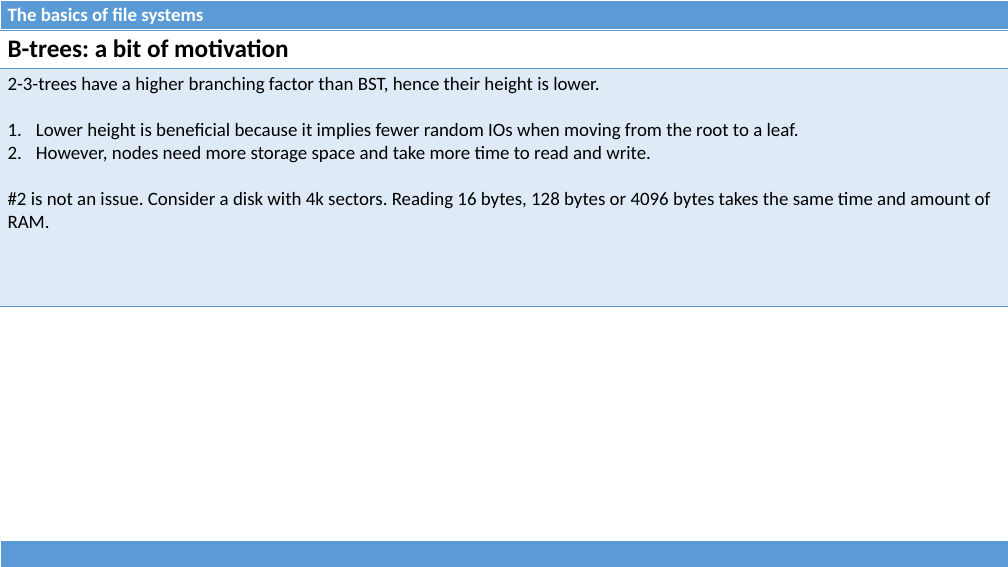
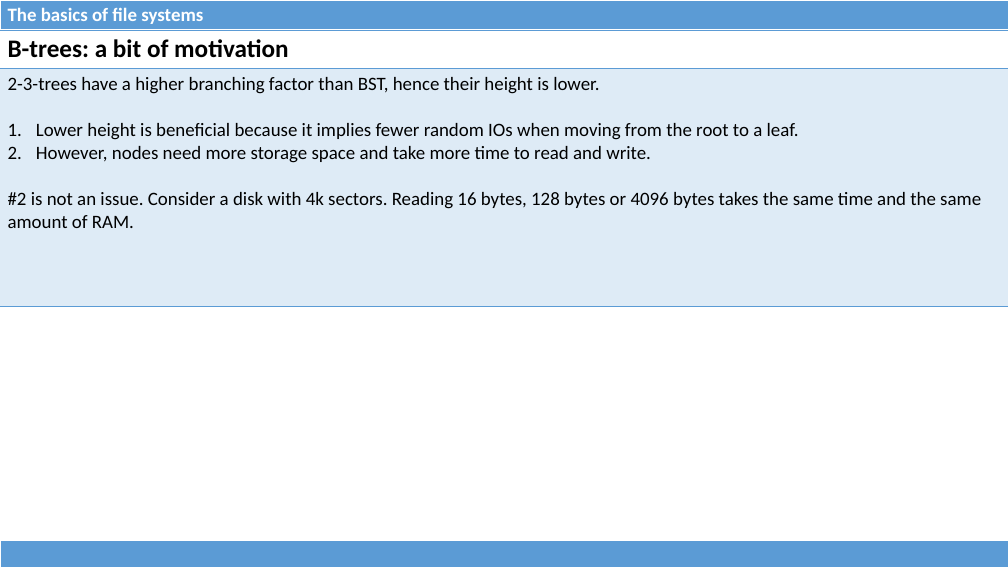
Before and after one commit to dominiquelefevre/filesystems-101-jb, a slide deck: slide 14 of talks/src/class05.pptx. Drawn at 1008x567 pixels with LibreOffice and Linux fonts; fonts in the diff are those of the drawing. Boxes give left, top, right and bottom in pixels: in the first picture for what was removed or moved away, otherwise in the second. Text is boxed around its words. In the diff, an @@ line names an element or a change of style, - is before the commit and + after.

```diff
--- a/talks/src/class05.pptx
+++ b/talks/src/class05.pptx
@@ table at (0,30,1008,302) @@
-row 2, column 1: 2-3-trees have a higher branching factor than BST, hence their height is lower. / Lower height is beneficial because it implies fewer random IOs when moving from the root to a leaf. / However, nodes need more storage space and take more time to read and write. / #2 is not an issue. Consider a disk with 4k sectors. Reading 16 bytes, 128 bytes or 4096 bytes takes the same time and amount of RAM.
+row 2, column 1: 2-3-trees have a higher branching factor than BST, hence their height is lower. / Lower height is beneficial because it implies fewer random IOs when moving from the root to a leaf. / However, nodes need more storage space and take more time to read and write. / #2 is not an issue. Consider a disk with 4k sectors. Reading 16 bytes, 128 bytes or 4096 bytes takes the same time and the same amount of RAM.
```
Also in this commit, not shown: 8 other slides changed, 6 slides added, 1 slide removed, 1 other file.
